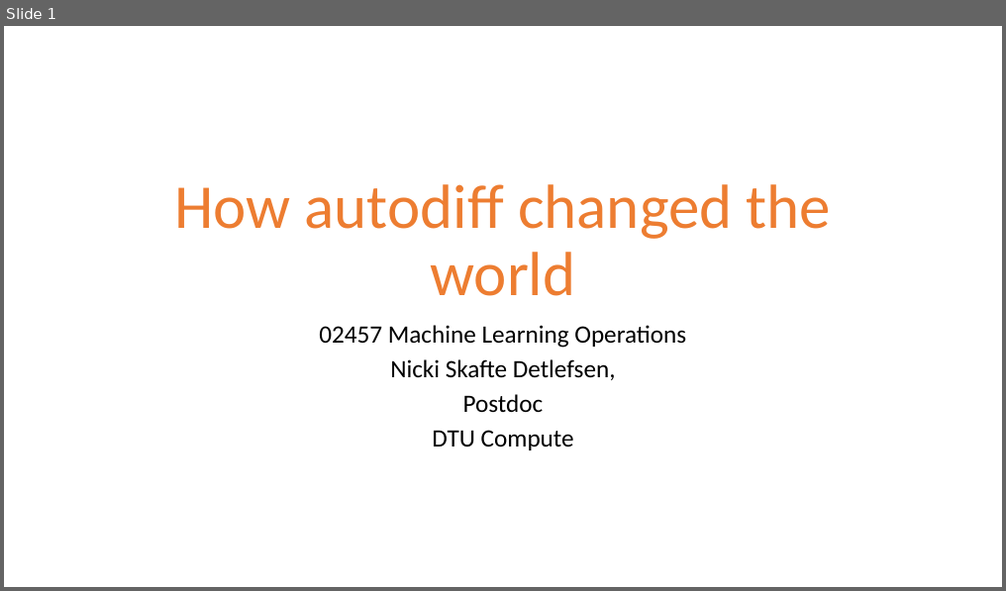
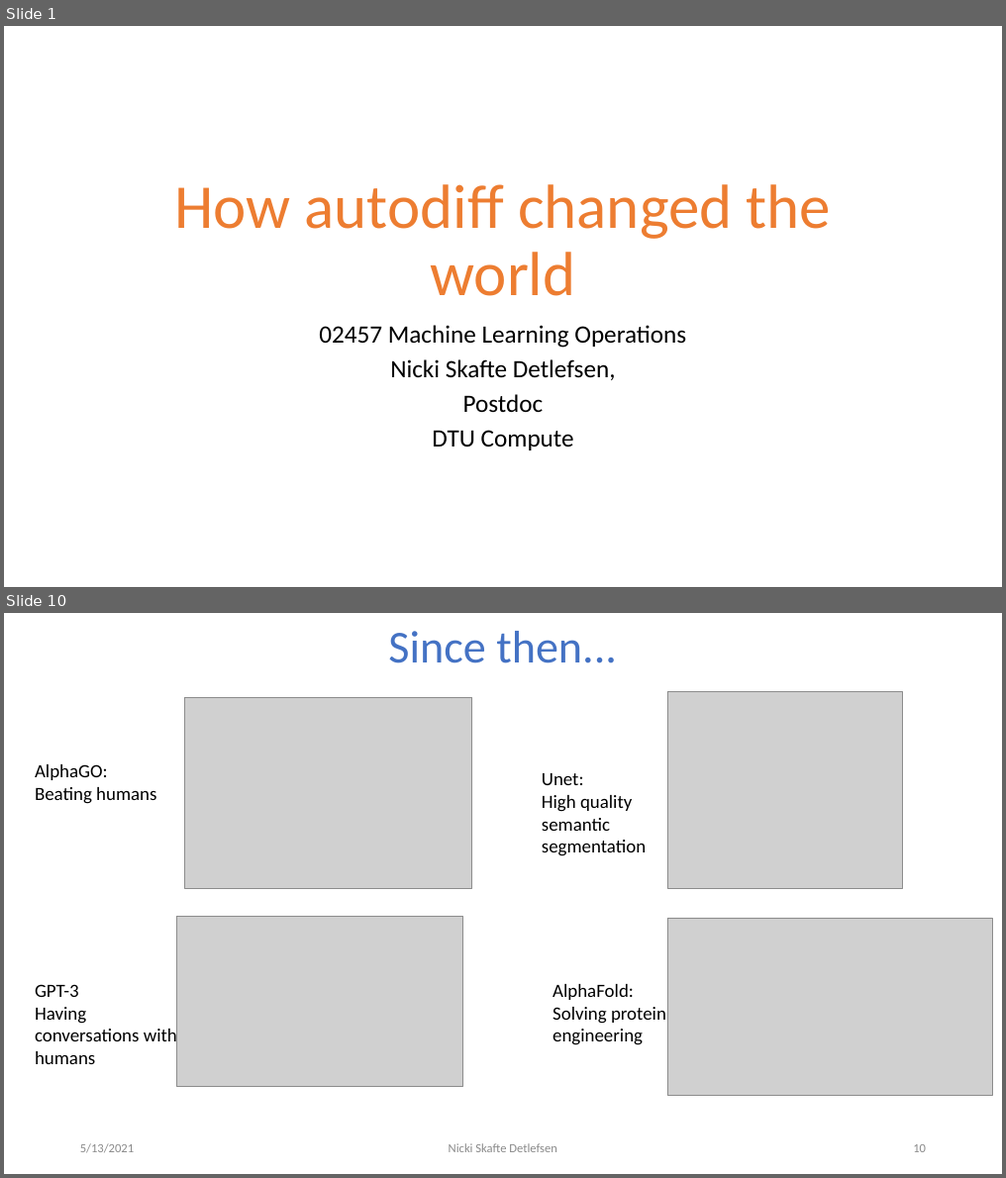
Before and after one commit to DeepEasterbunny/dtu_mlops, a slide deck: 01_introduction/How_autodiff_changed_the_world.pptx. Shown one above the other, each under a label of ours: slide 1 before the commit, slides 1 and 10 after it; the slides between them are not shown. The pictures are 1006x591 and 1006x1178 pixels, drawn with LibreOffice and Linux fonts; fonts in the diff are those of the drawing; grey boxes stand for pictures; background and template pictures are left out. Boxes give left, top, right and bottom in pixels: in the first picture for what was removed or moved away, otherwise in the second. Text is boxed around its words. In the diff, an @@ line names an element or a change of style, - is before the commit and + after.

```diff
--- a/01_introduction/How_autodiff_changed_the_world.pptx
+++ b/01_introduction/How_autodiff_changed_the_world.pptx
@@ slide 10 added at bbox=[4, 613, 1002, 1174], background #FFFFFF @@
@@ title added at bbox=[388, 631, 617, 663], 44 pt, text #4472C4 @@
+Since then...
@@ picture added at bbox=[185, 697, 472, 889] @@
@@ picture added at bbox=[667, 691, 902, 888] @@
@@ text added at bbox=[35, 764, 156, 804], 18 pt, text #000000 @@
+AlphaGO:
+Beating humans
@@ text added at bbox=[542, 773, 646, 857], 18 pt, text #000000 @@
+Unet:
+High quality semantic segmentation
@@ picture added at bbox=[176, 917, 463, 1087] @@
@@ picture added at bbox=[667, 918, 992, 1096] @@
@@ text added at bbox=[35, 984, 177, 1064], 18 pt, text #000000 @@
+GPT-3
+Having conversations with humans
@@ text added at bbox=[552, 984, 666, 1046], 18 pt, text #000000 @@
+AlphaFold:
+Solving protein engineering
@@ text added at bbox=[80, 1144, 134, 1154], 12 pt, text #8C8C8C @@
+5/13/2021
@@ text added at bbox=[449, 1144, 557, 1153], 12 pt, text #8C8C8C @@
+Nicki Skafte Detlefsen
@@ page number added at bbox=[913, 1145, 926, 1153], 12 pt, text #8C8C8C @@
+10
```
Also in this commit, not shown: 12 slides changed, 1 other slide added, 3 other files.
